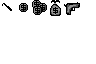
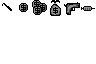
Layers edited between the first and the second 96x64 image:
painted on "Layer 5" over [left=79, top=6, right=95, bottom=11]
